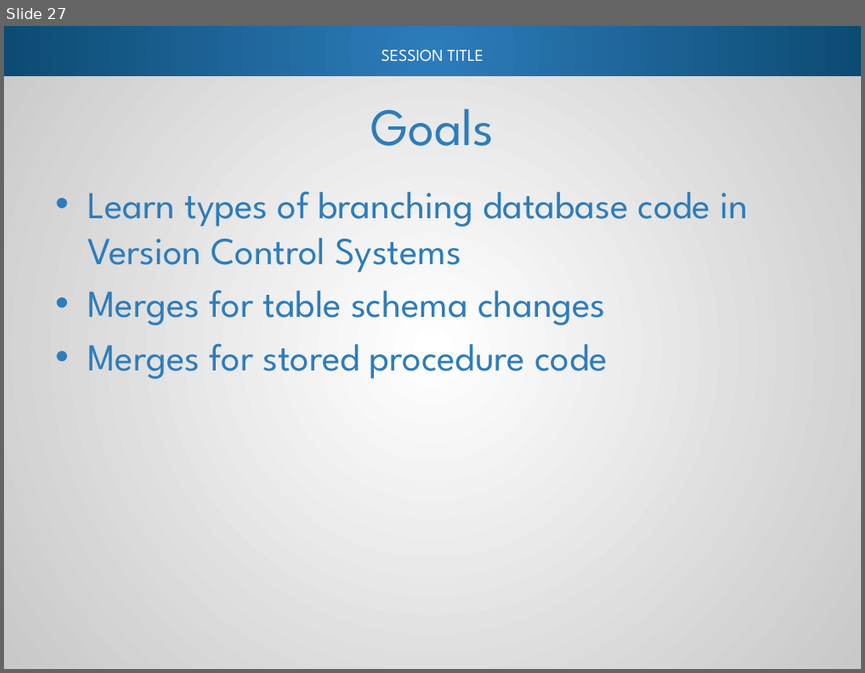
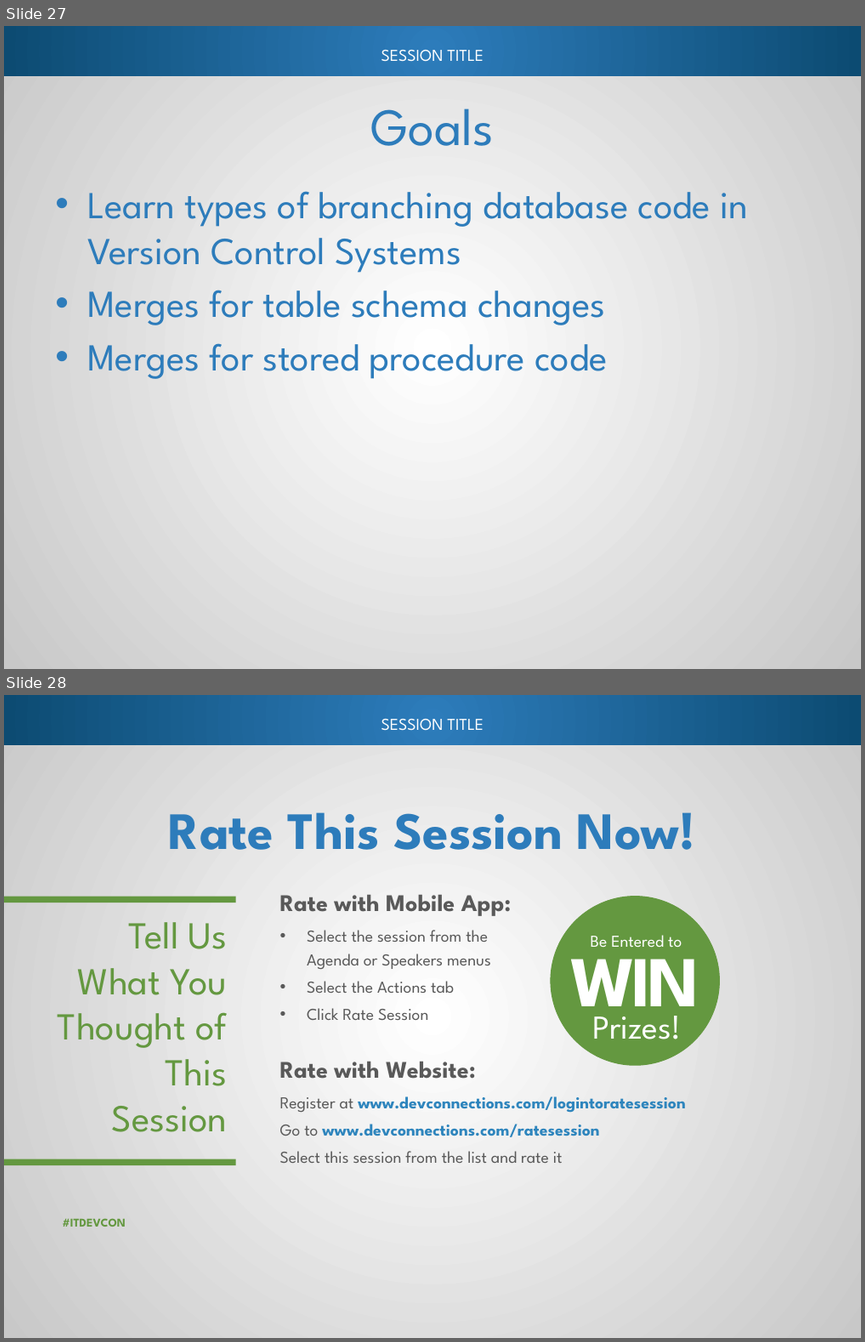
Before and after one commit to way0utwest/Branching-and-Merging-DB-Code, a slide deck: Presentation/BranchMergeDBCode.pptx. Shown one above the other, each under a label of ours: slide 27 before the commit, slides 27 and 28 after it. The pictures are 865x673 and 865x1342 pixels, drawn with LibreOffice and Linux fonts; fonts in the diff are those of the drawing; background and template pictures are left out. Boxes give left, top, right and bottom in pixels: in the first picture for what was removed or moved away, otherwise in the second. Text is boxed around its words. In the diff, an @@ line names an element or a change of style, - is before the commit and + after.

Commit message:
Altered title slide

```diff
--- a/Presentation/BranchMergeDBCode.pptx
+++ b/Presentation/BranchMergeDBCode.pptx
@@ slide 28 added at [4,695,861,1338], background #FFFFFF; not listed: 3 template elements that a slide beside it also shows @@
@@ title added at [169,812,696,850], 44 pt, text #2D7CBB, bold @@
+Rate This Session Now!
@@ rectangle added at [4,896,235,902], fill #649840 @@
@@ text added at [280,894,511,916], 20 pt, text #595959, bold @@
+Rate with Mobile App:
@@ text added at [58,922,228,1132], 32 pt, text #649840 @@
+Tell Us What You Thought of This Session
@@ text added at [307,930,491,1020], 14 pt, text #595959 @@
+• Select the session from the
+  Agenda or Speakers menus
+• Select the Actions tab
+• Click Rate Session
@@ group added at [551,896,720,1065]: 3 texts, 1 ellipse @@
+Be Entered to
+WIN
+Prizes!
@@ text added at [280,1061,476,1078], 20 pt, text #595959, bold @@
+Rate with Website:
@@ text added at [280,1096,685,1163], 14 pt, text #2E85BD, bold @@
+Register at www.devconnections.com/logintoratesession
+Go to www.devconnections.com/ratesession
+Select this session from the list and rate it
@@ rectangle added at [4,1158,235,1164], fill #649840 @@
@@ text added at [63,1218,126,1226], 10 pt, text #649840, bold @@
+#ITDEVCON
```
Also in this commit, not shown: 1 slide changed.
